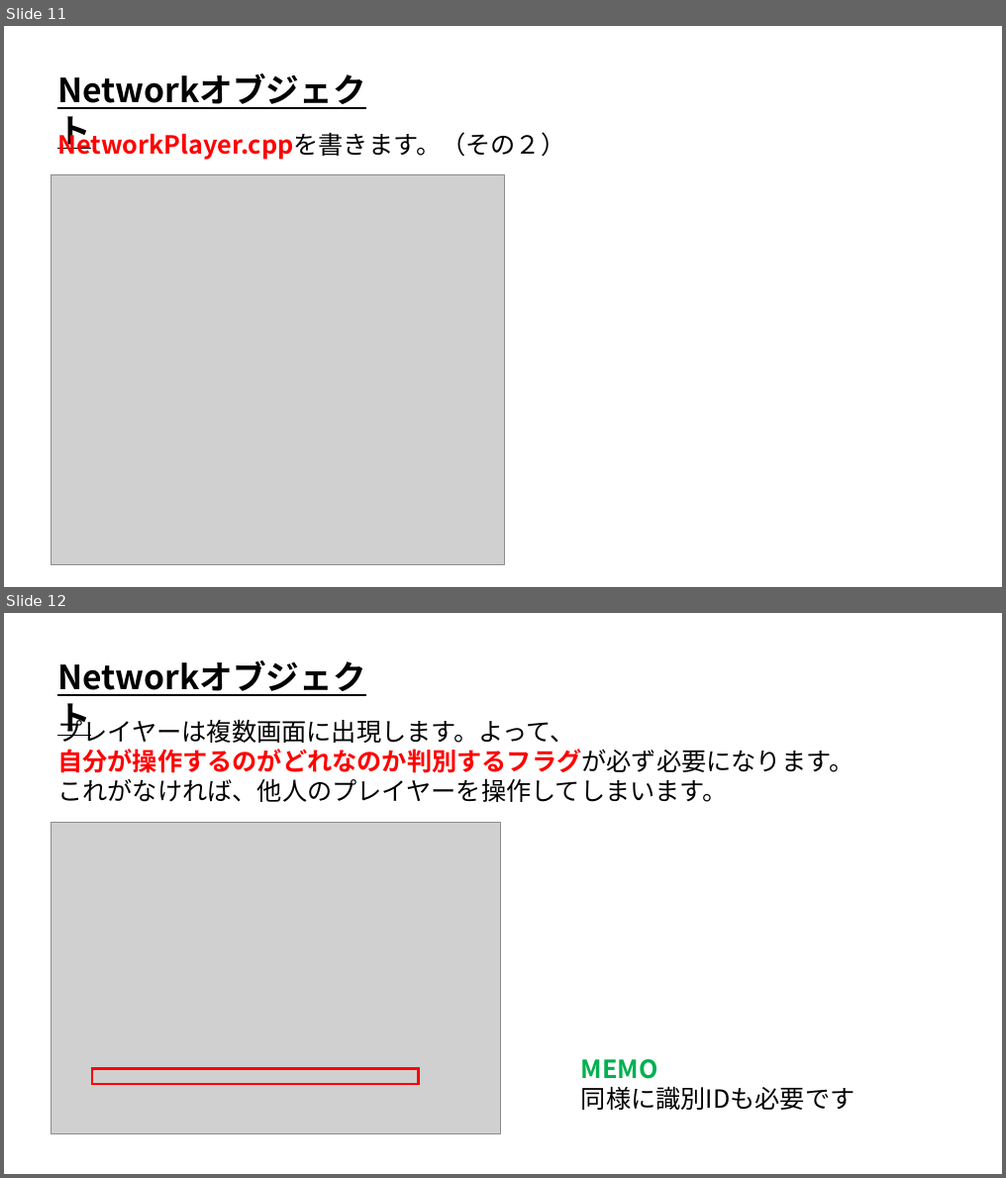
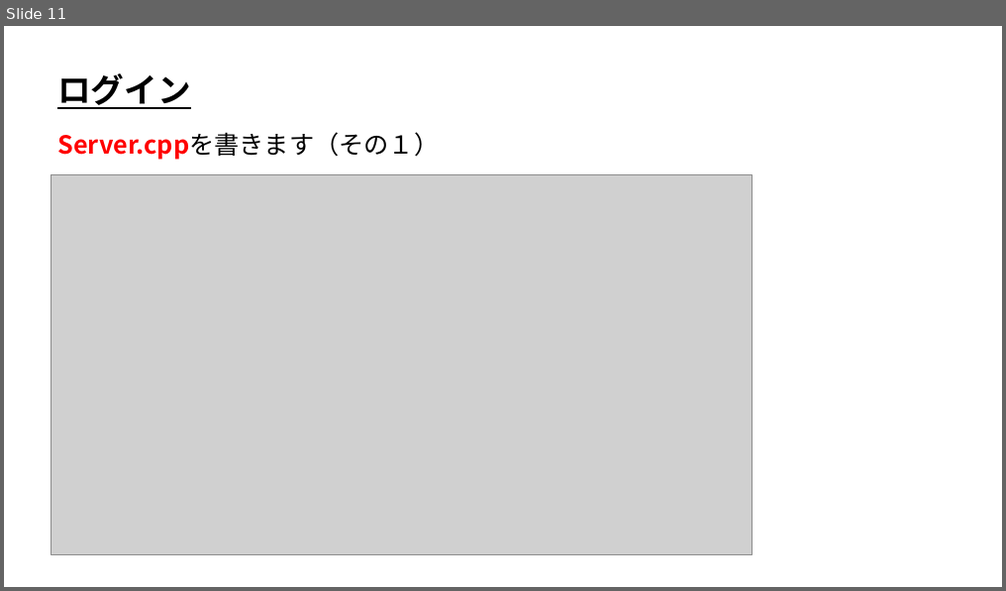
Before and after one commit to ArakiYusuke-Ohara/Textbook, a slide deck: ゲーム科3年/00_前期/オンラインゲームプログラミングⅠ/09_ログイン.pptx. Shown one above the other, each under a label of ours: slides 11 and 12 before the commit, slide 11 after it. The pictures are 1006x1178 and 1006x591 pixels, drawn with LibreOffice and Linux fonts; fonts in the diff are those of the drawing; grey boxes stand for pictures. Boxes give left, top, right and bottom in pixels: in the first picture for what was removed or moved away, otherwise in the second. Text is boxed around its words. In the diff, an @@ line names an element or a change of style, - is before the commit and + after.

Commit message:
ログイン授業作成

```diff
--- a/ゲーム科3年/00_前期/オンラインゲームプログラミングⅠ/09_ログイン.pptx
+++ b/ゲーム科3年/00_前期/オンラインゲームプログラミングⅠ/09_ログイン.pptx
@@ slide 12 removed at (x1=4, y1=613, x2=1002, y2=1174), background #FFFFFF @@
@@ text removed at (x1=51, y1=654, x2=406, y2=701) @@
-Networkオブジェクト
@@ text removed at (x1=57, y1=715, x2=853, y2=802) @@
-プレイヤーは複数画面に出現します。よって、
-自分が操作するのがどれなのか判別するフラグが必ず必要になります。
-これがなければ、他人のプレイヤーを操作してしまいます。
@@ picture removed at (x1=51, y1=822, x2=500, y2=1134) @@
@@ rectangle removed at (x1=92, y1=1069, x2=419, y2=1084) @@
@@ text removed at (x1=581, y1=1059, x2=855, y2=1110) @@
-MEMO
-同様に識別IDも必要です
@@ slide 11 changed as well @@
@@ text at (x1=57, y1=74, x2=190, y2=109): text changed @@
-Networkオブジェクト
+ログイン
@@ text at (x1=57, y1=132, x2=439, y2=160): text changed @@
-NetworkPlayer.cppを書きます。（その２）
+Server.cppを書きます（その１）
@@ picture resized from (x1=51, y1=174, x2=505, y2=566) to (x1=51, y1=174, x2=751, y2=556) @@
```
Also in this commit, not shown: 2 other slides changed, 12 slides added, 10 other slides removed, 51 other files.
